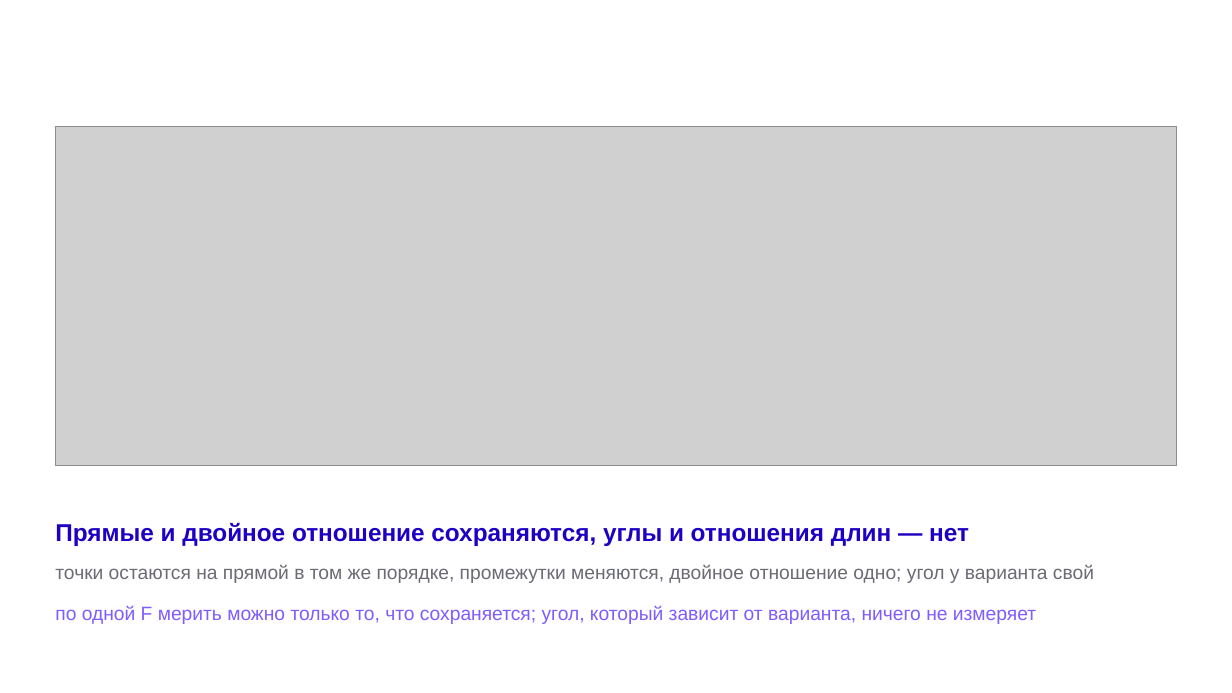
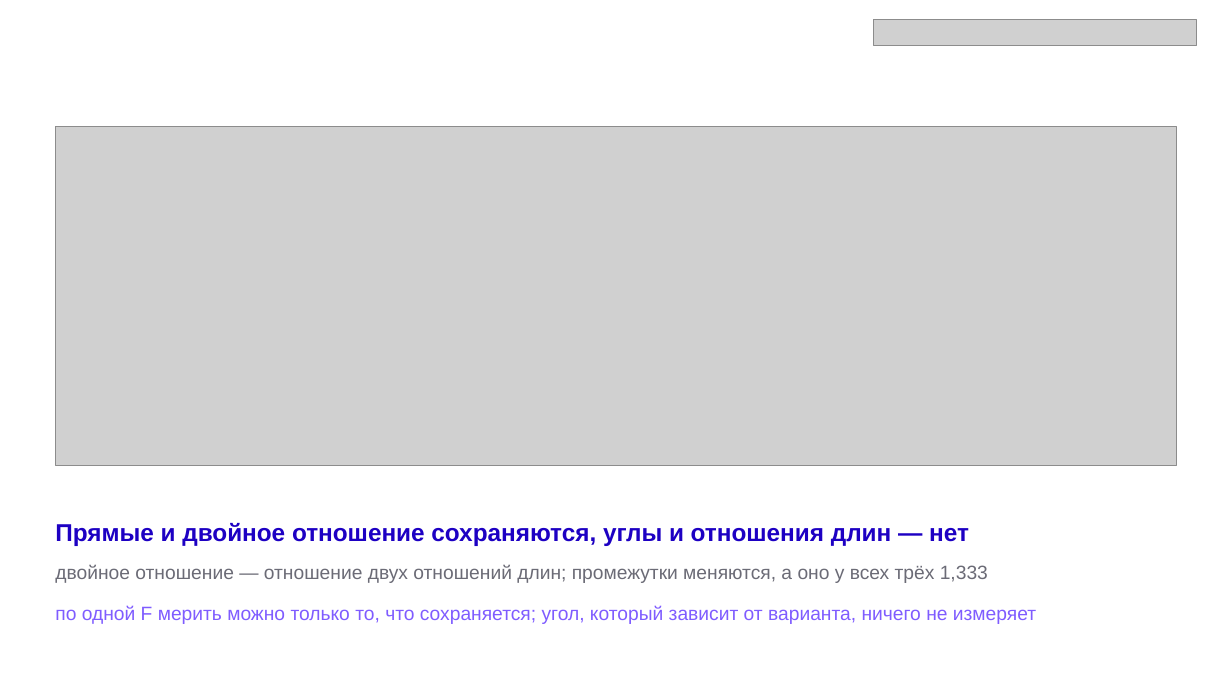
Before and after one commit to zhemdi/3dcv_official, a slide deck: slide 68 of lectures/4_TwoView/3DCVG_2026_Lecture04.pptx. Drawn at 1232x693 pixels with LibreOffice and Linux fonts; fonts in the diff are those of the drawing; grey boxes stand for pictures; background and template pictures are left out. Boxes give left, top, right and bottom in pixels: in the first picture for what was removed or moved away, otherwise in the second. Text is boxed around its words. In the diff, an @@ line names an element or a change of style, - is before the commit and + after.

```diff
--- a/lectures/4_TwoView/3DCVG_2026_Lecture04.pptx
+++ b/lectures/4_TwoView/3DCVG_2026_Lecture04.pptx
@@ picture added at [873,19,1197,45] @@
@@ text at [55,564,988,583]: text changed @@
-точки остаются на прямой в том же порядке, промежутки меняются, двойное отношение одно; угол у варианта свой
+двойное отношение — отношение двух отношений длин; промежутки меняются, а оно у всех трёх 1,333
```
Also in this commit, not shown: 1 other file.
